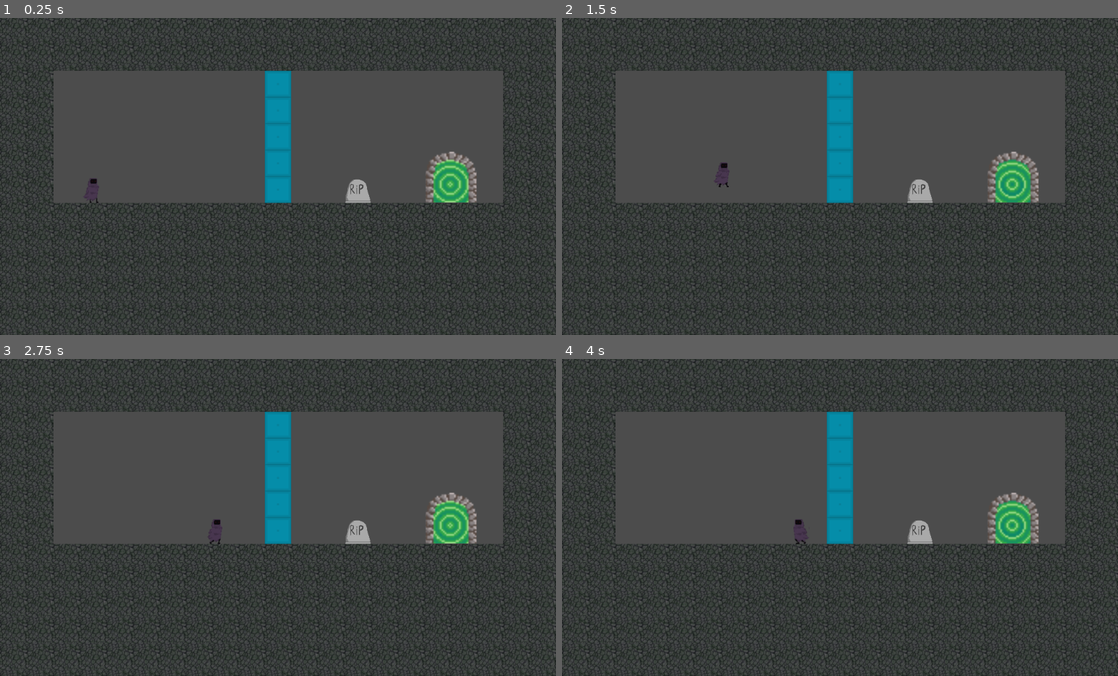
Above: before the commit, frames 1-4 (two rows, left to right).
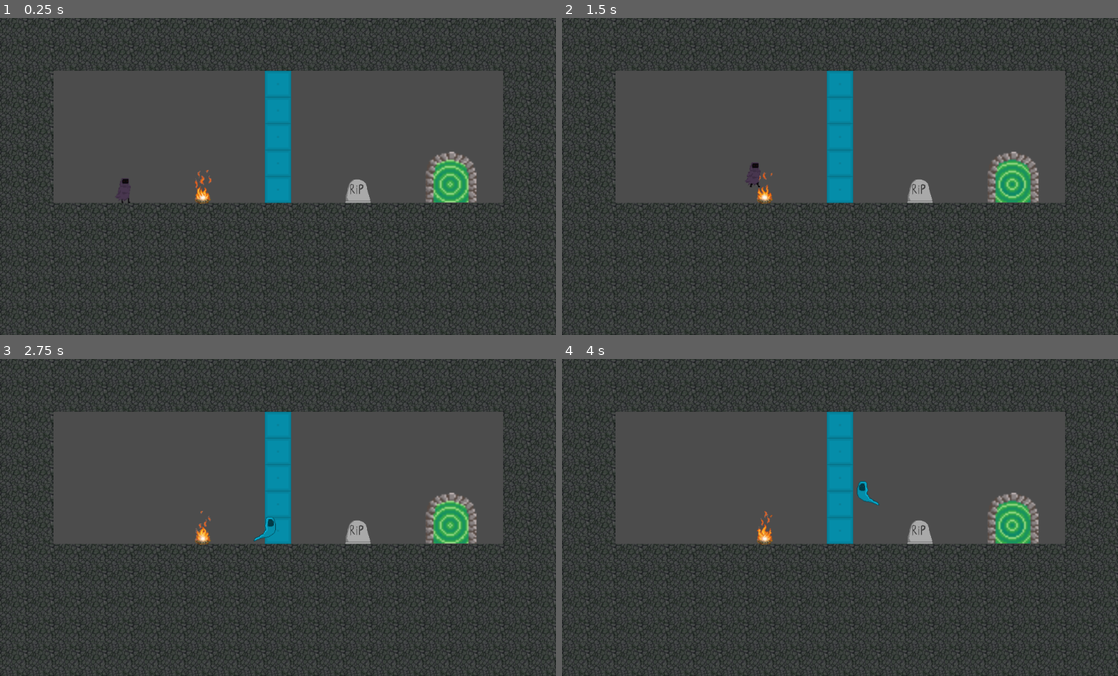
Above: after the commit, the same moments.

Repository: f-prime/SpooktoberGameJam
Game: Godot game, scene res://Level_1.tscn
Two runs of this game, one before a commit and one after it. Both use one fixed random seed, a clock stepped at 60 frames per second and the inputs below.
Inputs:
- Up to frame 1 (0.25 s): no input
- Up to frame 2 (1.5 s): hold D 0.53-1.28 s; tap Space (sacrifice) at 0.6, 1.35 s; tap W (jump) at 0.77 s; hold S from 1.28 s (still down)
- Up to frame 3 (2.75 s): tap W (jump) at 1.52 s; release S at 2.03 s; hold D from 2.03 s (still down); tap Space (sacrifice) at 2.1 s
- Up to frame 4 (4 s): tap Space (sacrifice) at 2.85, 3.6 s; tap W (jump) at 3.02, 3.77 s; release D at 3.53 s; hold A from 3.53 s (still down)

The runs differ from the first frame. In frame 1, 0.3% of the frame differs, in the area x 15-38%, y 47-59%; in frame 2, 0.3%; in frame 3, 0.3%; in frame 4, 0.4%, in the area x 35-58%, y 38-59%.

Commit message:
Finished mechanic

Diff:
--- /dev/null
+++ b/Fire.gd
@@ -0,0 +1 @@
+extends Area2D
--- /dev/null
+++ b/Fire.tscn
@@ -0,0 +1,58 @@
+[gd_scene load_steps=10 format=2]
+
+[ext_resource path="res://CampFireFinished.png" type="Texture" id=1]
+[ext_resource path="res://Fire.gd" type="Script" id=2]
+
+[sub_resource type="AtlasTexture" id=1]
+flags = 4
+atlas = ExtResource( 1 )
+region = Rect2( 0, 0, 64, 64 )
+
+[sub_resource type="AtlasTexture" id=2]
+flags = 4
+atlas = ExtResource( 1 )
+region = Rect2( 64, 0, 64, 64 )
+
+[sub_resource type="AtlasTexture" id=3]
+flags = 4
+atlas = ExtResource( 1 )
+region = Rect2( 128, 0, 64, 64 )
+
+[sub_resource type="AtlasTexture" id=4]
+flags = 4
+atlas = ExtResource( 1 )
+region = Rect2( 192, 0, 64, 64 )
+
+[sub_resource type="AtlasTexture" id=5]
+flags = 4
+atlas = ExtResource( 1 )
+region = Rect2( 256, 0, 64, 64 )
+
+[sub_resource type="SpriteFrames" id=6]
+animations = [ {
+"frames": [ SubResource( 1 ), SubResource( 2 ), SubResource( 3 ), SubResource( 4 ), SubResource( 5 ) ],
+"loop": true,
+"name": "default",
+"speed": 9.0
+} ]
+
+[sub_resource type="RectangleShape2D" id=7]
+extents = Vector2( 13.6445, 14.4071 )
+
+[node name="Fire" type="Area2D"]
+script = ExtResource( 2 )
+__meta__ = {
+"_edit_group_": true
+}
+
+[node name="AnimatedSprite" type="AnimatedSprite" parent="."]
+position = Vector2( 0.110645, 0.31245 )
+frames = SubResource( 6 )
+frame = 1
+playing = true
+
+[node name="CollisionShape2D" type="CollisionShape2D" parent="."]
+position = Vector2( 0.254066, 16.26 )
+shape = SubResource( 7 )
+
+[connection signal="body_entered" from="." to="." method="_on_Fire_body_entered"]
--- a/Ghost.gd
+++ b/Ghost.gd
@@ -1,23 +1,10 @@
 extends KinematicBody2D
-
-signal show_player
 
 export var max_velocity = 200
 export var acceleration = 25
 export var friction = 5
 
 var velocity = Vector2()
-var frame_swap_occurred = 0
-
-func _ready():
-  toggle_collisions()
-  hide()
-
-func current_frame():
-  return get_tree().get_frame()
-
-func toggle_collisions():
-  $CollisionShape2D.disabled = not $CollisionShape2D.disabled
 
 func close_tombstone():
   var all_nodes = get_tree().get_root().get_children()[0].get_children()
@@ -35,9 +22,12 @@
   var tombstone = close_tombstone()
   if not tombstone:
     return
-  toggle_collisions()
-  emit_signal("show_player", position, current_frame(), tombstone)
-  hide()
+  var parent = get_parent()
+  var player: KinematicBody2D = load("res://Player.tscn").instance()
+  player.position = position
+  parent.add_child(player)
+  parent.remove_child(self)
+  parent.remove_child(tombstone)
 
 func process_input(delta):
   if Input.is_key_pressed(KEY_W):
@@ -56,7 +46,7 @@
   else:
     velocity.x = lerp(velocity.x, 0, friction * delta)
 
-  if Input.is_action_just_pressed("sacrifice") and current_frame() != frame_swap_occurred:
+  if Input.is_action_just_pressed("sacrifice"):
     show_player()
 
   move_and_slide(velocity)
@@ -65,9 +55,3 @@
   if not is_visible():
     return
   process_input(delta)
-
-func _on_Player_show_ghost(player_pos, frame_occurred):
-  frame_swap_occurred = frame_occurred
-  position = Vector2(player_pos.x, player_pos.y - 50)
-  toggle_collisions()
-  show()
--- a/GhostPassThrough.tscn
+++ b/GhostPassThrough.tscn
@@ -31,6 +31,4 @@
 [node name="GhostPassThrough" type="TileMap"]
 tile_set = SubResource( 2 )
 cell_size = Vector2( 50, 50 )
-collision_layer = 2
-collision_mask = 2
 format = 1
--- a/Level2.tscn
+++ b/Level2.tscn
@@ -20,6 +20,7 @@
 
 [node name="Player" parent="." instance=ExtResource( 5 )]
 position = Vector2( 153.906, 518.251 )
+Ghost = ExtResource( 4 )
 
 [node name="Portal" parent="." instance=ExtResource( 2 )]
 position = Vector2( 926.907, 497.903 )
--- a/Level_1.tscn
+++ b/Level_1.tscn
@@ -4,23 +4,12 @@
 [ext_resource path="res://GhostPassThrough.tscn" type="PackedScene" id=2]
 [ext_resource path="res://Portal.tscn" type="PackedScene" id=3]
 [ext_resource path="res://Player.tscn" type="PackedScene" id=4]
-[ext_resource path="res://Ghost.tscn" type="PackedScene" id=5]
+[ext_resource path="res://Fire.tscn" type="PackedScene" id=5]
 [ext_resource path="res://Tombstone.tscn" type="PackedScene" id=6]
 [ext_resource path="res://Level_1.gd" type="Script" id=7]
 
 [node name="Level_1" type="Node2D"]
 script = ExtResource( 7 )
-
-[node name="Player" parent="." instance=ExtResource( 4 )]
-position = Vector2( 174.095, 323.039 )
-z_index = 1
-collision_layer = 3
-collision_mask = 3
-
-[node name="Ghost" parent="." instance=ExtResource( 5 )]
-position = Vector2( 341.579, 233.864 )
-collision_layer = 1
-collision_mask = 1
 
 [node name="Portal" parent="." instance=ExtResource( 3 )]
 position = Vector2( 852.786, 298.166 )
@@ -34,5 +23,10 @@
 [node name="WallTile" parent="." instance=ExtResource( 1 )]
 tile_data = PoolIntArray( 0, 0, 0, 1, 0, 0, 2, 0, 0, 3, 0, 0, 4, 0, 0, 5, 0, 0, 6, 0, 0, 7, 0, 0, 8, 0, 0, 9, 0, 0, 10, …(2130 unchanged characters)…
 
-[connection signal="show_ghost" from="Player" to="Ghost" method="_on_Player_show_ghost"]
-[connection signal="show_player" from="Ghost" to="Player" method="_on_Ghost_show_player"]
+[node name="Fire" parent="." instance=ExtResource( 5 )]
+position = Vector2( 382.139, 319.92 )
+
+[node name="Player" parent="." instance=ExtResource( 4 )]
+position = Vector2( 234.19, 318.721 )
+
+[connection signal="body_entered" from="Fire" to="Player" method="_on_Fire_body_entered"]
--- a/Player.gd
+++ b/Player.gd
@@ -1,6 +1,4 @@
 extends KinematicBody2D
-
-signal show_ghost
 
 export var acceleration = 5
 export var max_speed = 200
@@ -10,19 +8,14 @@
 
 var on_ground = false
 var velocity = Vector2()
-var frame_swap_occurred = 0
-
-func _ready():
-  pass
-
-func current_frame():
-  return get_tree().get_frame()
 
 func show_ghost():
-  if not on_ground:
-    return
-  hide()
-  emit_signal("show_ghost", position, current_frame())
+  var ghost: KinematicBody2D = load("res://Ghost.tscn").instance()
+  ghost.position = position
+  ghost.position.y -= 50
+  get_parent().add_child(ghost)
+  get_parent().remove_child(self)
+
 
 func process_input(delta):
   move_and_collide(Vector2(velocity.x * delta, 0))
@@ -33,8 +26,6 @@
   elif Input.is_key_pressed(KEY_A):
     velocity.x = round(lerp(velocity.x, -max_speed, acceleration * delta))
     $AnimatedSprite.flip_h = true
-  elif Input.is_action_just_pressed("sacrifice") and current_frame() != frame_swap_occurred:
-    show_ghost()
   else:
     velocity.x = lerp(velocity.x, 0, friction * delta)
 
@@ -65,9 +56,7 @@
   gravity(delta)
   process_input(delta)
 
-func _on_Ghost_show_player(ghost_position, frame_occurred, tomb_stone_instance):
-  show()
-  tomb_stone_instance.hide()
-  tomb_stone_instance.toggle_collisions(false)
-  frame_swap_occurred = frame_occurred
-  position = Vector2(ghost_position.x, ghost_position.y)
+
+func _on_Fire_body_entered(body):
+  if body.name == "Player":
+    show_ghost()
--- a/WallTile.tscn
+++ b/WallTile.tscn
@@ -31,4 +31,6 @@
 [node name="WallTile" type="TileMap"]
 tile_set = SubResource( 2 )
 cell_size = Vector2( 50, 50 )
+collision_layer = 3
+collision_mask = 3
 format = 1
--- /dev/null
+++ b/utils.gd
@@ -0,0 +1,5 @@
+extends Node
+
+
+func root_node():
+  return get_tree().get_root()
Binary file added: CampFireFinished.png
Not shown, added: CampFireFinished.png.import
Not shown: 2 places in WallTile.tscn that only renumber resources
